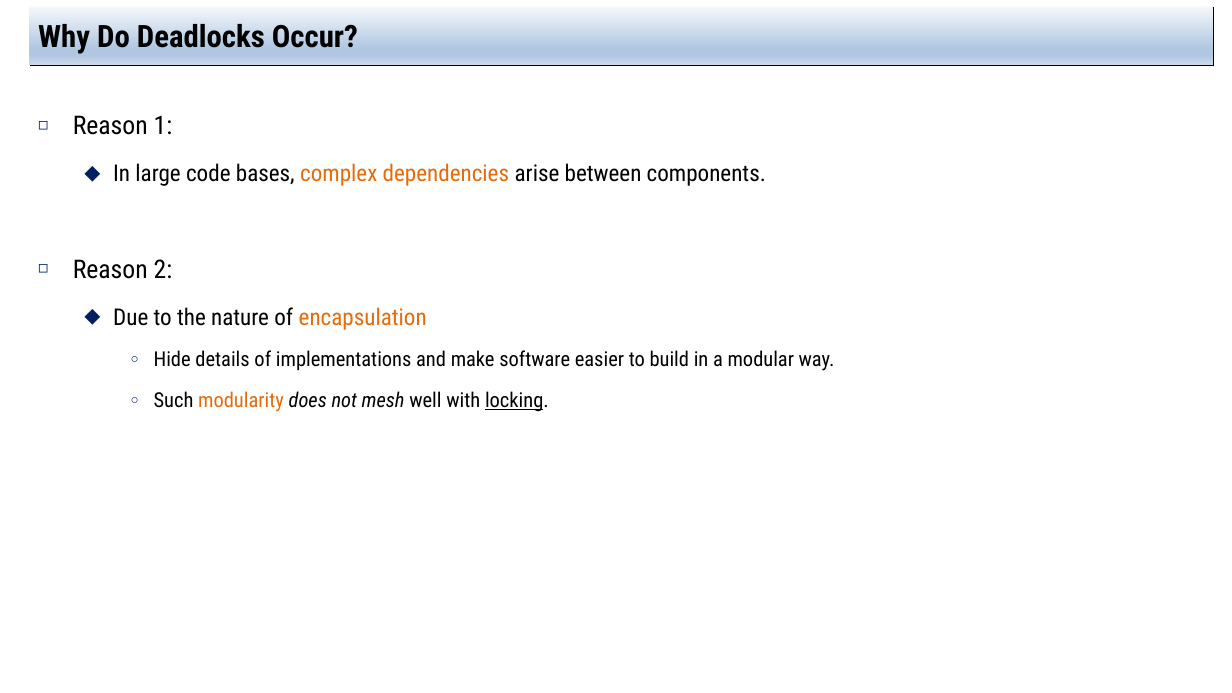
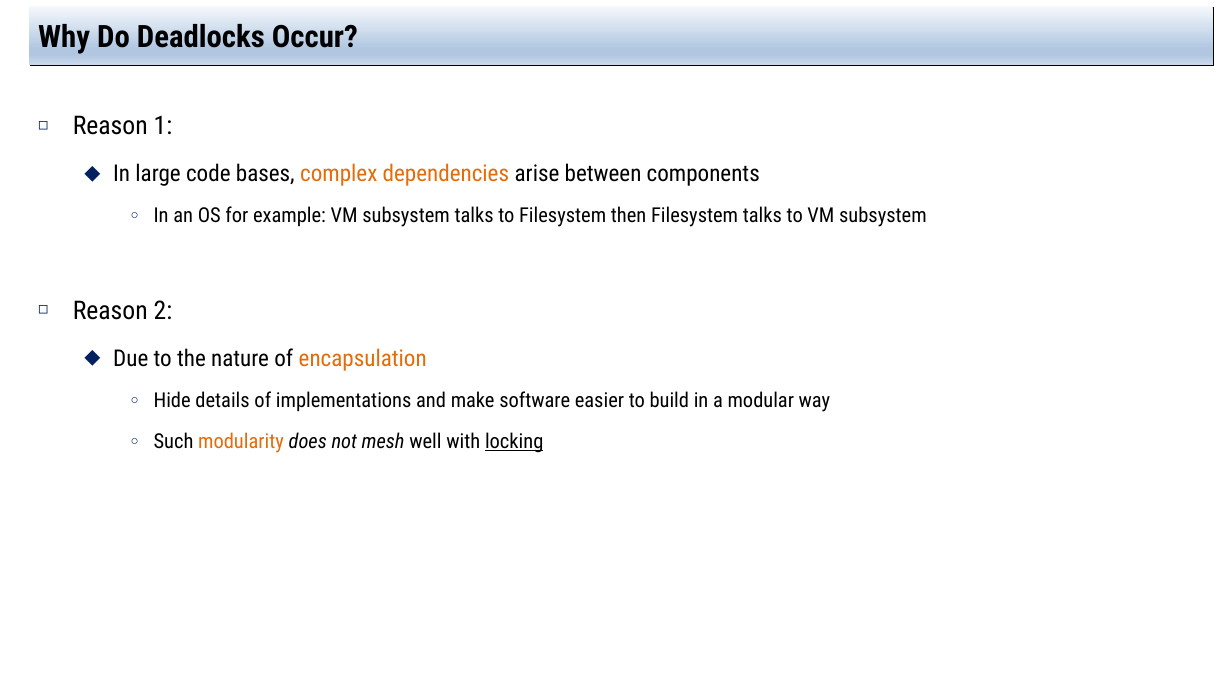
Before and after one commit to jachermocilla/extra-course-materials, a slide deck: slide 14 of cmsc125/ostep/slides/02.Concurrency/32.Common_Concurrency_Problems.pptx. Drawn at 1232x693 pixels with LibreOffice and Linux fonts; fonts in the diff are those of the drawing. Boxes give left, top, right and bottom in pixels: in the first picture for what was removed or moved away, otherwise in the second. Text is boxed around its words. In the diff, an @@ line names an element or a change of style, - is before the commit and + after.

```diff
--- a/cmsc125/ostep/slides/02.Concurrency/32.Common_Concurrency_Problems.pptx
+++ b/cmsc125/ostep/slides/02.Concurrency/32.Common_Concurrency_Problems.pptx
@@ text at [113, 163, 927, 227]: text changed; size 18 to 16 pt @@
-  ⬥ In large code bases, complex dependencies arise between components.
+  ⬥ In large code bases, complex dependencies arise between components
+    ○ In an OS for example: VM subsystem talks to Filesystem then Filesystem talks to VM subsystem
@@ text at [154, 391, 830, 453]: text changed @@
-    ○ Hide details of implementations and make software easier to build in a modular way.
-    ○ Such modularity does not mesh well with locking.
+    ○ Hide details of implementations and make software easier to build in a modular way
+    ○ Such modularity does not mesh well with locking
```
Also in this commit, not shown: 21 other slides changed, 1 other file.
